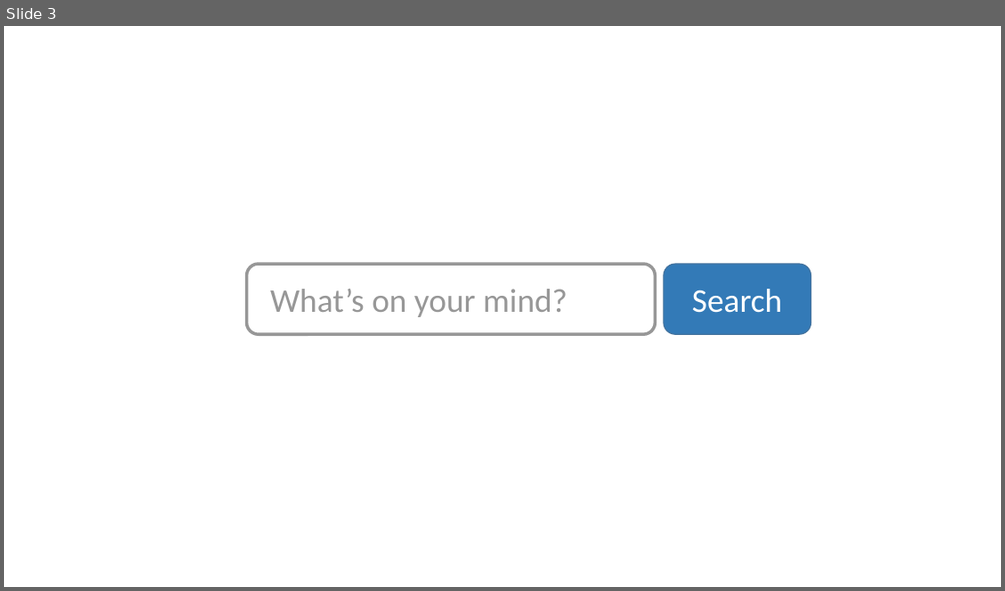
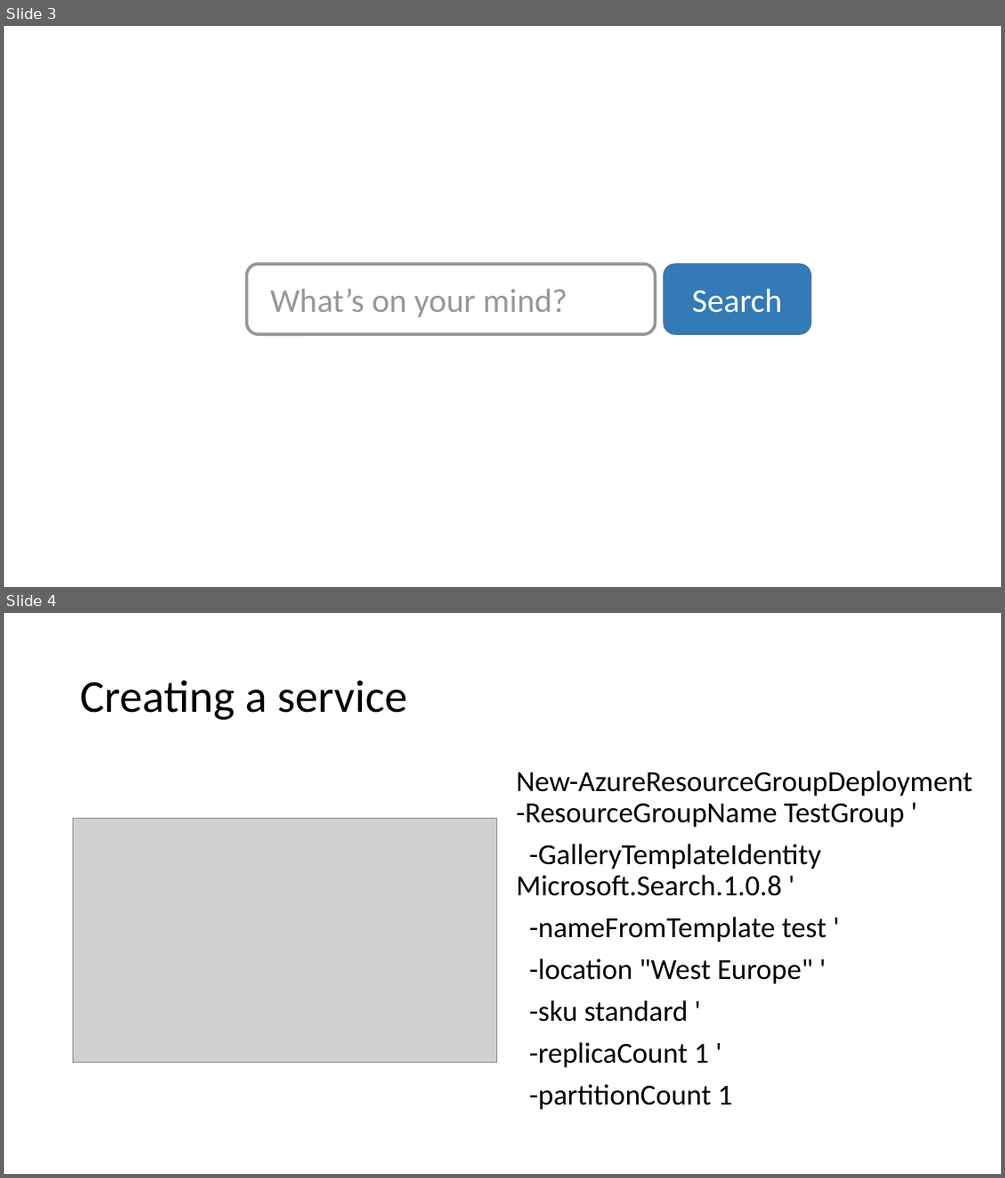
Before and after one commit to dzimchuk/azure-search, a slide deck: presentation/Getting to know Azure Search.pptx. Shown one above the other, each under a label of ours: slide 3 before the commit, slides 3 and 4 after it. The pictures are 1005x591 and 1005x1178 pixels, drawn with LibreOffice and Linux fonts; fonts in the diff are those of the drawing; grey boxes stand for pictures. Boxes give left, top, right and bottom in pixels: in the first picture for what was removed or moved away, otherwise in the second. Text is boxed around its words. In the diff, an @@ line names an element or a change of style, - is before the commit and + after.

```diff
--- a/presentation/Getting to know Azure Search.pptx
+++ b/presentation/Getting to know Azure Search.pptx
@@ slide 4 added at box(4, 613, 1001, 1174), background #FFFFFF @@
@@ title added at box(80, 680, 407, 720), 44 pt, text #000000 @@
+Creating a service
@@ text added at box(516, 771, 972, 1110), 28 pt, text #000000 @@
+New-AzureResourceGroupDeployment -ResourceGroupName TestGroup '
+-GalleryTemplateIdentity Microsoft.Search.1.0.8 '
+-nameFromTemplate test '
+-location "West Europe" '
+-sku standard '
+-replicaCount 1 '
+-partitionCount 1
@@ picture added at box(73, 818, 497, 1062) @@
```
Also in this commit, not shown: 5 slides changed.
